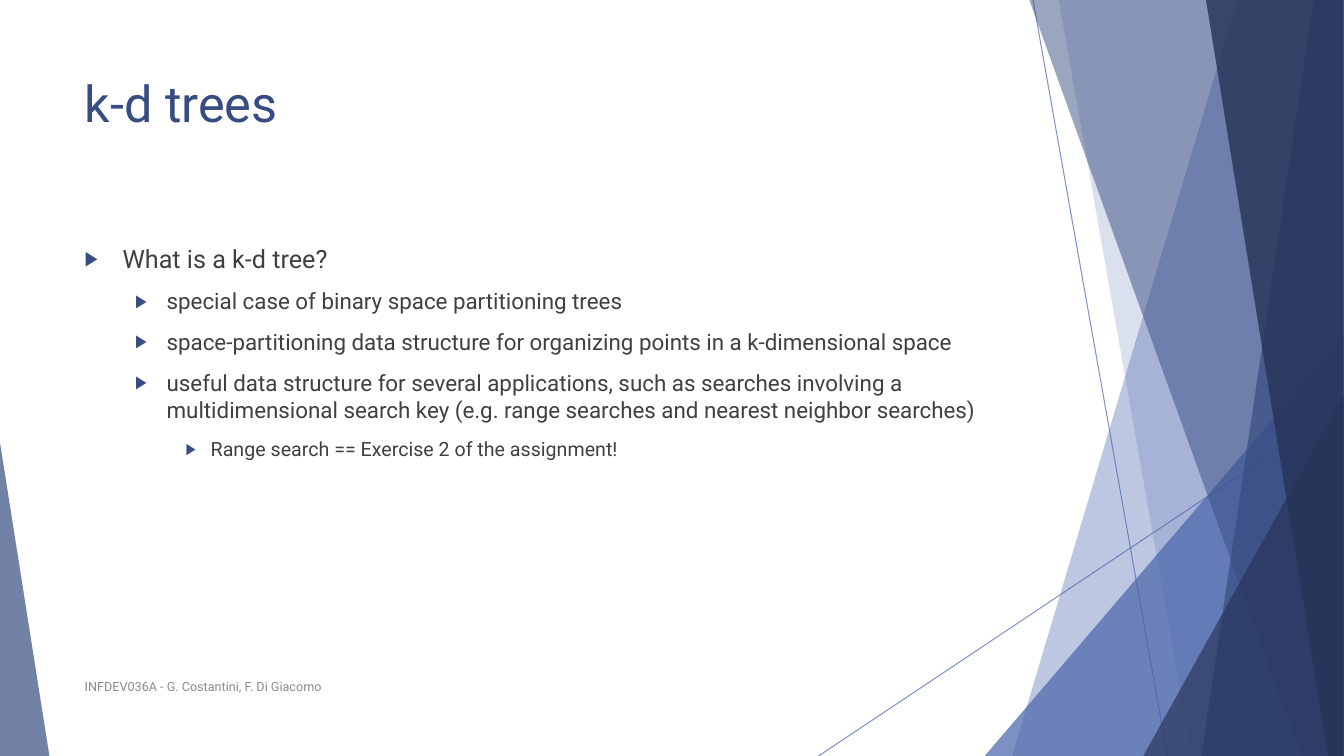
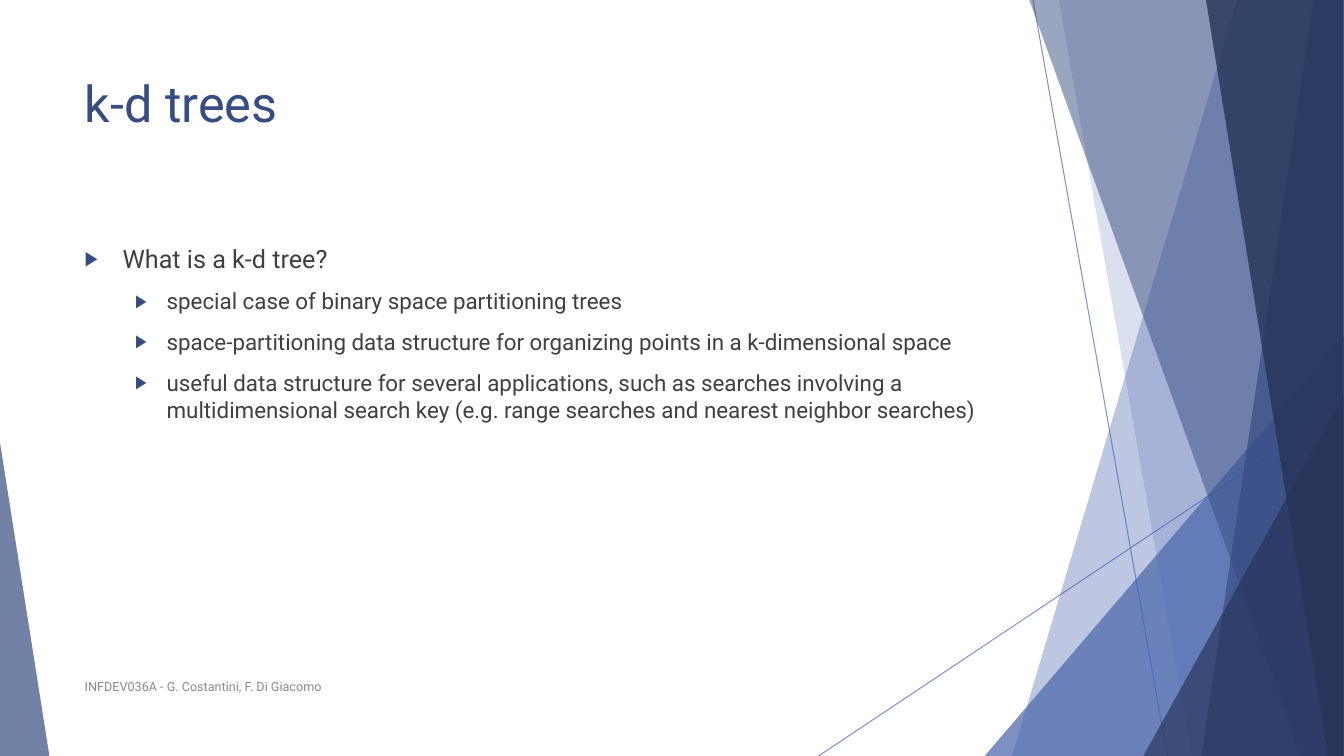
Before and after one commit to FurkanAndac/Development-6A, a slide deck: slide 51 of Lesson slides/Unit 4 - Binary trees.pptx (slide 50 before the commit). Drawn at 1344x756 pixels with LibreOffice and Linux fonts; fonts in the diff are those of the drawing. Boxes give left, top, right and bottom in pixels: in the first picture for what was removed or moved away, otherwise in the second. Text is boxed around its words. In the diff, an @@ line names an element or a change of style, - is before the commit and + after.

```diff
--- a/Lesson slides/Unit 4 - Binary trees.pptx
+++ b/Lesson slides/Unit 4 - Binary trees.pptx
@@ text at (211,441,617,460): paragraph removed @@
-    ▶ Range search == Exercise 2 of the assignment!
```
Also in this commit, not shown: 5 other slides changed, 1 slide added, 1 other file.
